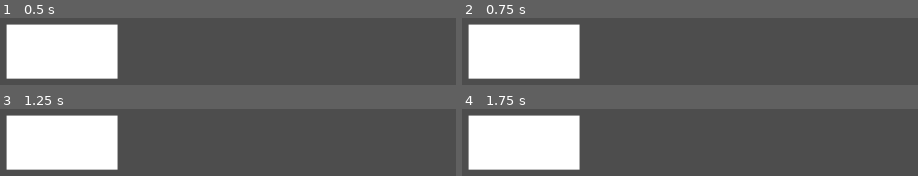
Above: before the commit, frames 1-4 (two rows, left to right).
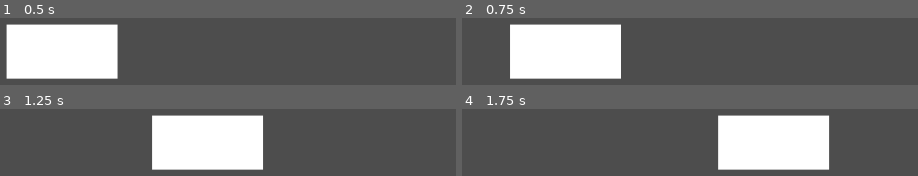
Above: after the commit, the same moments.

Repository: andreaTheCoder/brackeysgamejam
Game: Godot game, scene res://scenes/game.tscn
The game is run twice, just before and just after one commit, with the same random seed, the same clock (stepped at 60 frames per second) and the same inputs.
Inputs:
- Up to frame 1 (0.5 s): no input
- Up to frame 2 (0.75 s): tap Enter (ui_accept) at 0.5, 0.6 s; hold Right (ui_right) from 0.53 s (still down)
- Up to frame 3 (1.25 s): keep holding Right (ui_right); tap Enter (ui_accept) at 0.77, 1.07 s
- Up to frame 4 (1.75 s): keep holding Right (ui_right); tap Enter (ui_accept) at 1.35, 1.52 s

Frame 1 is identical in both runs. In frame 2, 15% of the frame differs, in the area x 1-35%, y 8-92%; in frame 3, 40%, in the area x 1-58%, y 8-92%; in frame 4, 40%.

Commit message:
brackeys assets + bike movement not debugged

Diff:
--- a/scenes/bike.tscn
+++ b/scenes/bike.tscn
@@ -1,12 +1,12 @@
 [gd_scene load_steps=3 format=3 uid="uid://b2nldleqd7l8"]
 
-[ext_resource type="Script" uid="uid://b1u3dgc1q26up" path="res://scripts/car.gd" id="1_c35m8"]
+[ext_resource type="Script" uid="uid://cwrke4t7rk702" path="res://scripts/bike.gd" id="1_oy3wg"]
 
 [sub_resource type="RectangleShape2D" id="RectangleShape2D_b0jew"]
 size = Vector2(72, 35)
 
-[node name="Car" type="CharacterBody2D"]
-script = ExtResource("1_c35m8")
+[node name="bike" type="CharacterBody2D"]
+script = ExtResource("1_oy3wg")
 
 [node name="CollisionShape2D" type="CollisionShape2D" parent="."]
 shape = SubResource("RectangleShape2D_b0jew")
--- /dev/null
+++ b/scripts/bike.gd
@@ -0,0 +1,21 @@
+extends CharacterBody2D
+
+
+const SPEED = 300.0
+const ACCELERATION = -400.0
+
+
+func _physics_process(delta: float) -> void:
+	# Handle jump.
+	if Input.is_action_just_pressed("ui_accept") and is_on_floor():
+		velocity.x = ACCELERATION
+
+	# Get the input direction and handle the movement/deceleration.
+	# As good practice, you should replace UI actions with custom gameplay actions.
+	var direction := Input.get_axis("ui_left", "ui_right")
+	if direction:
+		velocity.x = direction * SPEED
+	else:
+		velocity.x = move_toward(velocity.x, 0, SPEED)
+
+	move_and_slide()
--- a/scripts/car.gd
+++ /dev/null
@@ -1,9 +0,0 @@
-extends CharacterBody2D
-
-
-const SPEED = 300.0
-const JUMP_VELOCITY = -400.0
-
-
-func _physics_process(delta: float) -> void:
-	pass
Not shown, added: assets/brackeys_platformer_assets 2/LICENSE & CREDITS.txt
Binary file added: assets/brackeys_platformer_assets 2/fonts/PixelOperator8-Bold.ttf
Not shown, added: assets/brackeys_platformer_assets 2/fonts/PixelOperator8-Bold.ttf.import
Binary file added: assets/brackeys_platformer_assets 2/fonts/PixelOperator8.ttf
Not shown, added: assets/brackeys_platformer_assets 2/fonts/PixelOperator8.ttf.import
Not shown, added: assets/brackeys_platformer_assets 2/music/time_for_adventure.mp3.import
Not shown, added: assets/brackeys_platformer_assets 2/sounds/coin.wav.import
Not shown, added: assets/brackeys_platformer_assets 2/sounds/explosion.wav.import
Not shown, added: assets/brackeys_platformer_assets 2/sounds/hurt.wav.import
Not shown, added: assets/brackeys_platformer_assets 2/sounds/jump.wav.import
Not shown, added: assets/brackeys_platformer_assets 2/sounds/power_up.wav.import
Not shown, added: assets/brackeys_platformer_assets 2/sounds/tap.wav.import
(and 23 more such lines)
